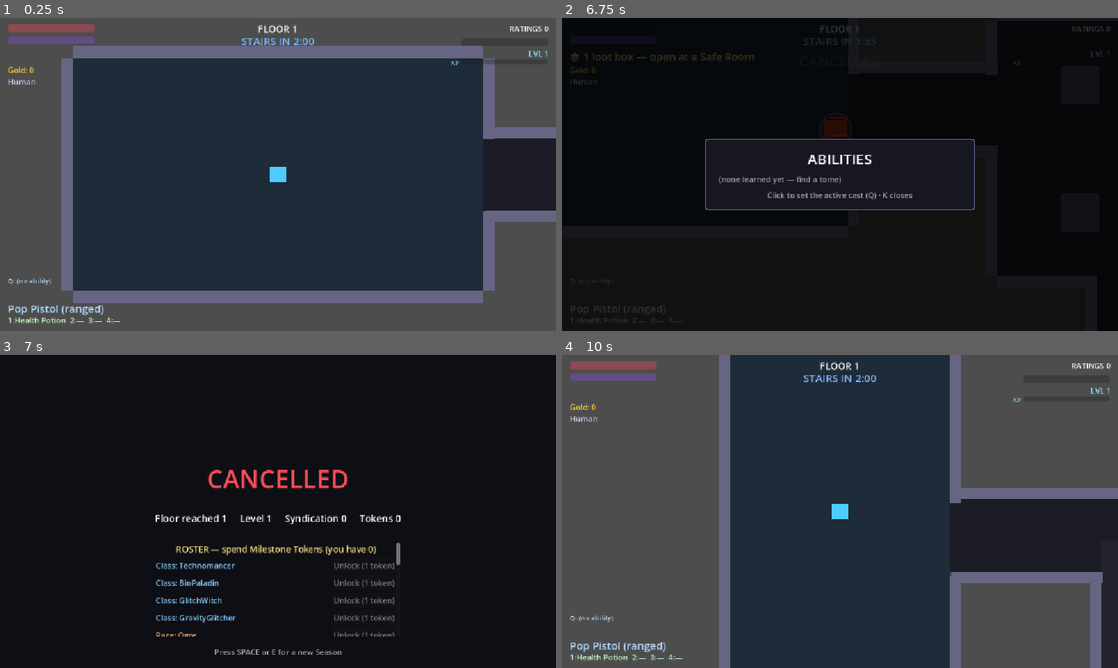
Above: before the commit, frames 1-4 (two rows, left to right).
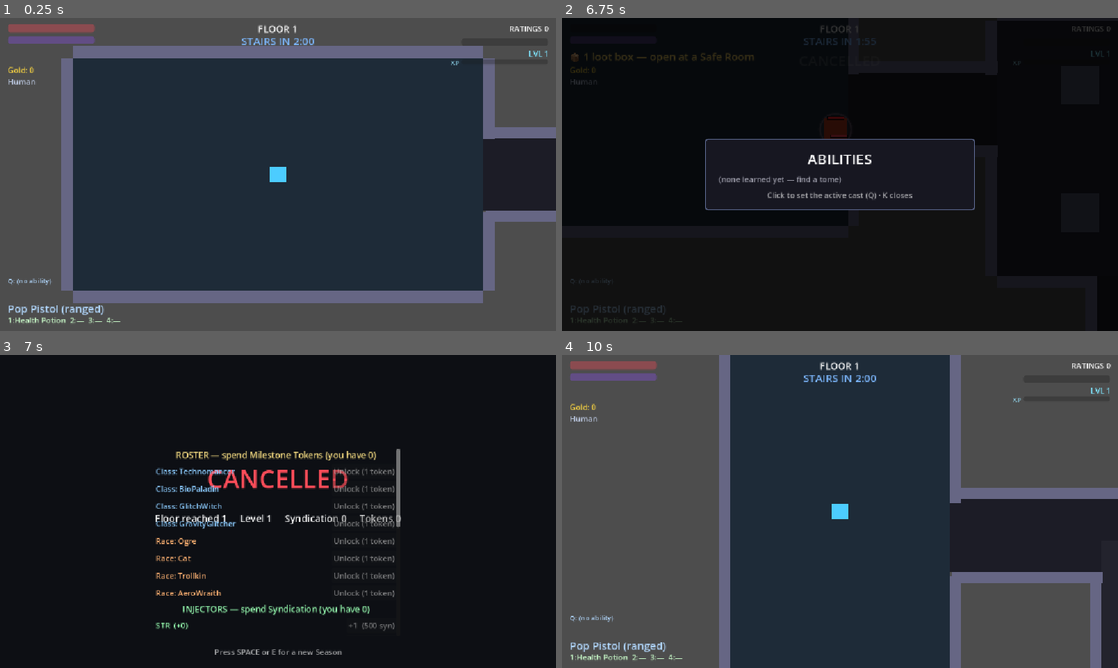
Above: after the commit, the same moments.

Repository: nderman/dungeon-grinder-cal
Game: Godot game, scene res://Floor.tscn
Two runs of this game, one before a commit and one after it. Both use one fixed random seed, a clock stepped at 60 frames per second and the inputs below.
Inputs (mouse positions are in pixels of both pictures, inside the frame that each line leads up to):
- Up to frame 1 (0.25 s): no input
- Up to frame 2 (6.75 s): tap Enter (ui_accept) at 0.5, 0.77, 1.25, 2, 2.75, 3.5, 3.77, 4.25 s; move the mouse to (962, 158) at 0.52 s; hold D (move_right) 0.53-1.25 s; hold K (abilities) 0.53-1.25 s; click (962, 158) at 0.67 s; drag from (728, 190) to (812, 237) at 1.27 s; move the mouse to (895, 105) at 2.02 s; hold D (move_right) 2.03-2.75 s; tap Left (aim_left) at 2.1 s; drag from (812, 237) to (673, 127) at 2.77 s; move the mouse to (1006, 221) at 3.52 s; hold A (move_left) 3.53-4.25 s; tap Up (aim_up) at 3.6 s; drag from (673, 127) to (756, 96) at 4.27 s; move the mouse to (867, 174) at 5.02 s; press the mouse at (867, 174) at 5.03 s; hold S (move_down) 5.03-5.75 s; release the mouse at (867, 174) at 5.75 s; drag from (756, 96) to (728, 190) at 5.77 s; move the mouse to (962, 158) at 6.52 s; hold W (move_up) from 6.53 s (still down); hold Q (nano) from 6.53 s (still down)
- Up to frame 3 (7 s): keep holding W (move_up); keep holding Q (nano); tap Enter (ui_accept) at 6.77 s
- Up to frame 4 (10 s): release W (move_up) at 7.25 s; release Q (nano) at 7.25 s; drag from (728, 527) to (812, 574) at 7.27 s; move the mouse to (895, 442) at 8.02 s; hold S (move_down) 8.03-8.75 s; hold 3 (slot_3) 8.03-8.75 s; drag from (812, 574) to (673, 464) at 8.77 s; move the mouse to (1006, 558) at 9.52 s; hold W (move_up) from 9.53 s (still down); hold 1 (use_item) from 9.53 s (still down); click (1006, 558) at 9.67 s; tap Enter (ui_accept) at 9.77 s

Frames 1-2 are identical in both runs. In frame 3, 5.1% of the frame differs, in the area x 28-72%, y 30-90%; in frame 4, nothing differs.

Commit message:
Fix Green Room overlap: fold Nightmare toggle into the scroll, grow the shop
The Nightmare toggle was a floating button anchored at 0.86-0.91 — directly on
top of the shop's lower rows (shop ran 0.6-0.9), so with the injector/sponsor/
NG+ sections added it visibly collided with the Prestige row. Moved it into the
scrollable shop as a DIFFICULTY-section row (with NG+), and expanded the shop to
0.3-0.9 so the content has room and scrolls cleanly above the continue hint.

Co-Authored-By: Claude Opus 4.8 (1M context) <noreply@anthropic.com>

Diff:
--- a/game-client/ui/GreenRoom.gd
+++ b/game-client/ui/GreenRoom.gd
@@ -10,26 +10,7 @@
 	_refresh_summary()
 	_build_shop_frame()
 	_build_continue_hint()
-	_build_nightmare_toggle()
 	MetaManager.meta_changed.connect(_on_meta_changed)
-
-# NIGHTMARE toggle — unlocked once you've won a Season. Click to flip; the choice persists and locks
-# in at the next run's start (GameManager.start_new_run reads MetaManager.nightmare_enabled).
-func _build_nightmare_toggle() -> void:
-	if MetaManager.seasons_won < 1:
-		return   # locked until you've taken a Champion's head at least once
-	var btn := Button.new()
-	btn.anchor_left = 0.3
-	btn.anchor_right = 0.7
-	btn.anchor_top = 0.86
-	btn.anchor_bottom = 0.91
-	btn.focus_mode = Control.FOCUS_NONE   # don't let it eat the SPACE/E "new Season" key
-	_update_nightmare_btn(btn)
-	btn.pressed.connect(func() -> void:
-		MetaManager.nightmare_enabled = not MetaManager.nightmare_enabled
-		MetaManager.save_persistence()
-		_update_nightmare_btn(btn))
-	add_child(btn)
 
 func _update_nightmare_btn(btn: Button) -> void:
 	var on := MetaManager.nightmare_enabled
@@ -65,7 +46,7 @@
 	var holder := VBoxContainer.new()
 	holder.anchor_left = 0.28
 	holder.anchor_right = 0.72
-	holder.anchor_top = 0.6
+	holder.anchor_top = 0.3    # start just under the summary line; the ScrollContainer clips the rest
 	holder.anchor_bottom = 0.9
 	holder.add_theme_constant_override("separation", 6)
 	add_child(holder)
@@ -132,14 +113,16 @@
 		if String(it.get("slot", "")) == "Weapon" and id not in LootData.STARTER_WEAPONS:
 			_shop.add_child(_sponsor_row(String(id)))
 
-	# PRESTIGE / NEW GAME+ — a Token sink + difficulty layer, unlocked once you've won a Season.
+	# DIFFICULTY — Nightmare toggle + Prestige/NG+, both unlocked once you've won a Season. Lives INSIDE
+	# the scroll so it can't overlap the shop or the continue hint (the old floating button did).
 	if MetaManager.seasons_won >= 1:
-		var ng_header := Label.new()
-		ng_header.text = "PRESTIGE — New Game+ (harder Season, richer loot)"
-		ng_header.add_theme_font_size_override("font_size", 18)
-		ng_header.modulate = Color(1.0, 0.55, 0.55)
-		ng_header.horizontal_alignment = HORIZONTAL_ALIGNMENT_CENTER
-		_shop.add_child(ng_header)
+		var diff_header := Label.new()
+		diff_header.text = "DIFFICULTY — Nightmare + New Game+ (harder Season, richer loot)"
+		diff_header.add_theme_font_size_override("font_size", 18)
+		diff_header.modulate = Color(1.0, 0.55, 0.55)
+		diff_header.horizontal_alignment = HORIZONTAL_ALIGNMENT_CENTER
+		_shop.add_child(diff_header)
+		_shop.add_child(_nightmare_row())
 		_shop.add_child(_ng_plus_row())
 
 func _unlock_row(id: String, type: String) -> Control:
@@ -198,6 +181,18 @@
 		btn.pressed.connect(func() -> void: MetaManager.sponsor_item(id))
 		row.add_child(btn)
 	return row
+
+# NIGHTMARE toggle as a shop row (was a floating button that overlapped the shop). Click to flip;
+# the choice persists and locks in at the next run's start. Updates its own text inline.
+func _nightmare_row() -> Button:
+	var btn := Button.new()
+	btn.focus_mode = Control.FOCUS_NONE   # don't eat the SPACE/E "new Season" key
+	_update_nightmare_btn(btn)
+	btn.pressed.connect(func() -> void:
+		MetaManager.nightmare_enabled = not MetaManager.nightmare_enabled
+		MetaManager.save_persistence()
+		_update_nightmare_btn(btn))
+	return btn
 
 # New Game+ controls: a current-tier readout, a −/+ active-tier selector (once anything's unlocked),
 # and the buy-the-next-tier button. All buttons skip focus so they don't eat the new-Season key.
